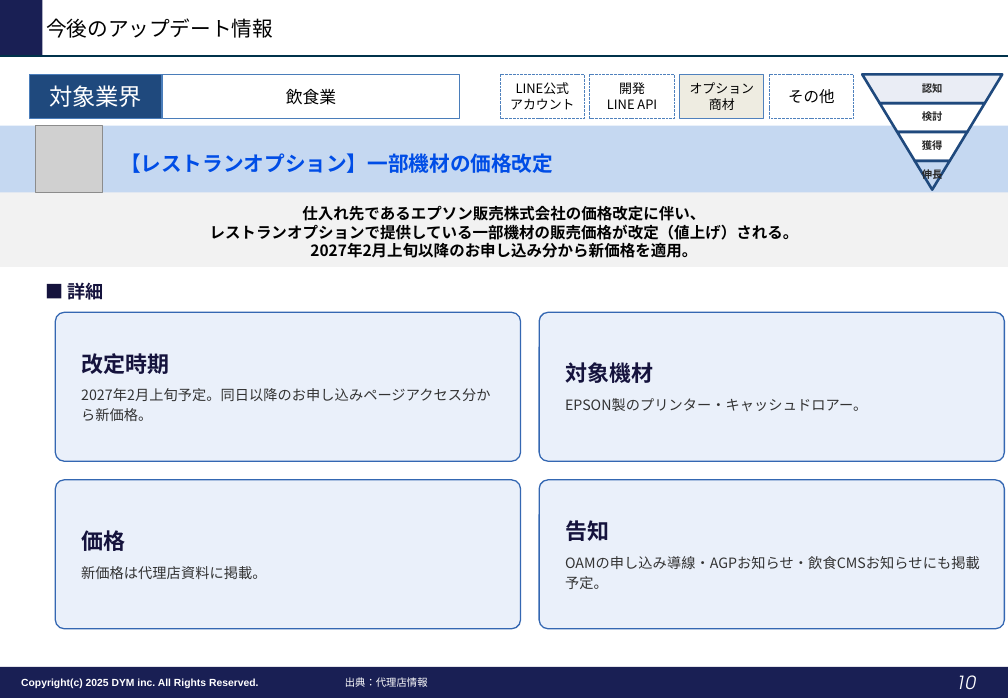
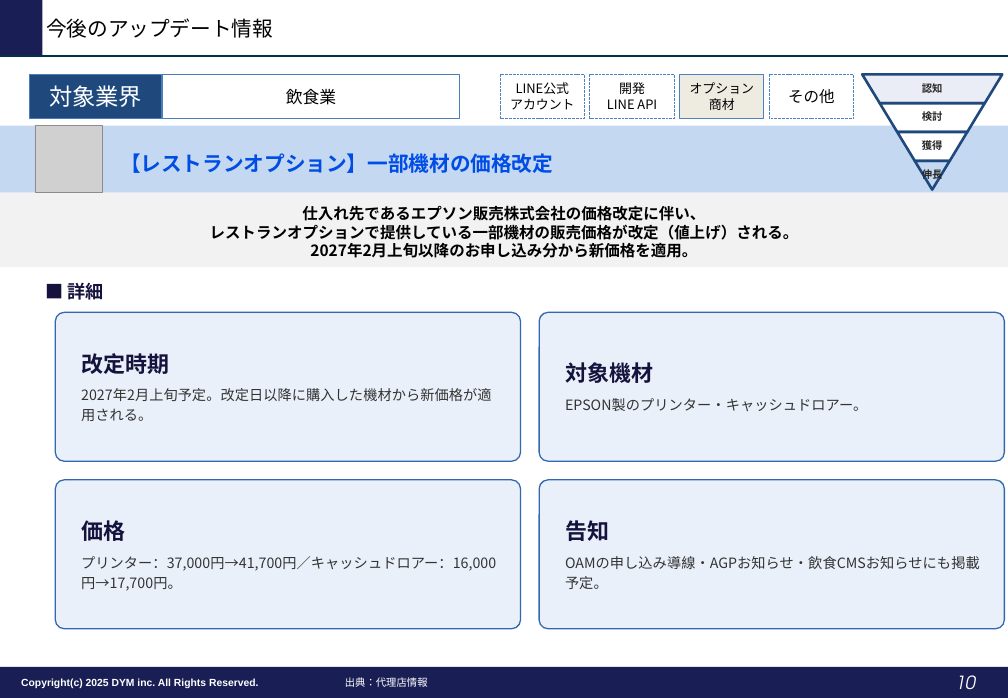
Before and after one commit to tonomura-r-dev/folder, a slide deck: slide 10 of LINEOA媒体最新情報_2026年10月トレンドレポート.pptx. Drawn at 1008x698 pixels with LibreOffice and Linux fonts; fonts in the diff are those of the drawing; grey boxes stand for pictures; background and template pictures are left out. Boxes give left, top, right and bottom in pixels: in the first picture for what was removed or moved away, otherwise in the second. Text is boxed around its words. In the diff, an @@ line names an element or a change of style, - is before the commit and + after.

```diff
--- a/LINEOA媒体最新情報_2026年10月トレンドレポート.pptx
+++ b/LINEOA媒体最新情報_2026年10月トレンドレポート.pptx
@@ text in rounded rectangle at bbox=[81, 388, 491, 421]: text changed @@
-2027年2月上旬予定。同日以降のお申し込みページアクセス分から新価格。
+2027年2月上旬予定。改定日以降に購入した機材から新価格が適用される。
@@ text in rounded rectangle at bbox=[81, 556, 496, 591]: text changed @@
-新価格は代理店資料に掲載。
+プリンター：37,000円→41,700円／キャッシュドロアー：16,000円→17,700円。
```
Also in this commit, not shown: 7 other slides changed, 2 other files.
